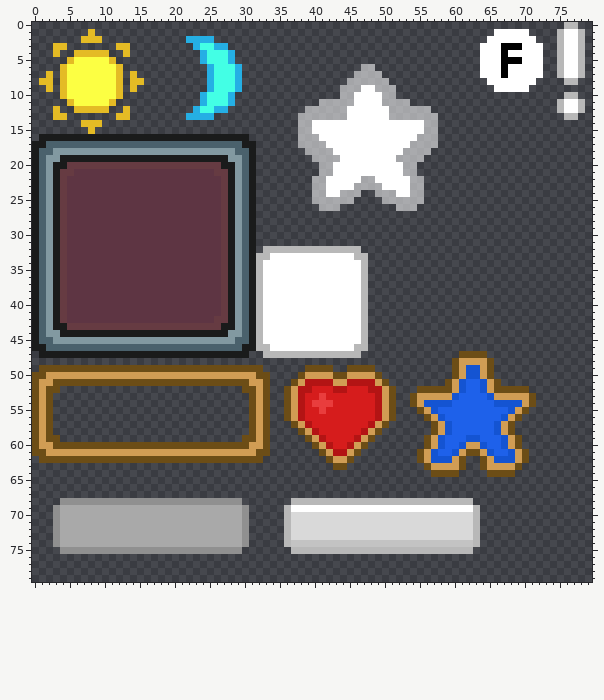
A pixel-art file gets an edit: Assets/_MagicGame/Content/Visuals/Aseprite/Deisgn/UI/ui.aseprite. Above is the file before it was changed.
80x80 pixels, 1 frame.
The result:
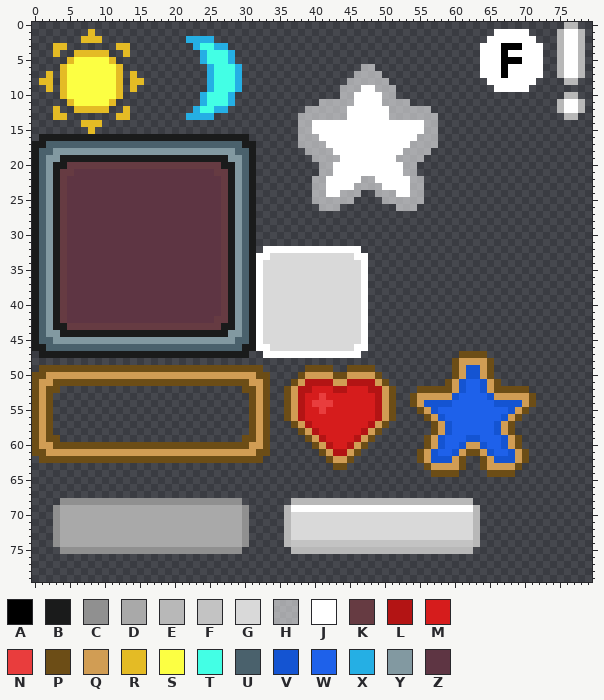
Palette (. is transparent): A #000000  B #1a1b1b  C #909090  D #a9a9a9  E #b8b8b8  F #c3c3c3  G #d9d9d9  H #ffffff89  J #ffffff  K #663b42  L #b31414  M #d61c1c  N #e93d3d  P #6c4d16  Q #d19d54  R #e4bb25  S #fcff43  T #43ffe5  U #4a616c  V #1454d2  W #1e61ea  X #25afe4  Y #8299a1  Z #5e3543
The edit:
y 32: x 33..46 EEEEEEEEEEEEEE -> JJJJJJJJJJJJJJ
y 33: x 32..47 EEJJJJJJJJJJJJEE -> JJGGGGGGGGGGGGJJ
y 34..45: x 32..47 EJJJJJJJJJJJJJJE -> JGGGGGGGGGGGGGGJ
y 46: x 32..47 EEJJJJJJJJJJJJEE -> JJGGGGGGGGGGGGJJ
y 47: x 33..46 EEEEEEEEEEEEEE -> JJJJJJJJJJJJJJ
Changed places in both pictures, as pixel boxes (x1, y1, x2, y2):
changed: (256, 246, 368, 358)
